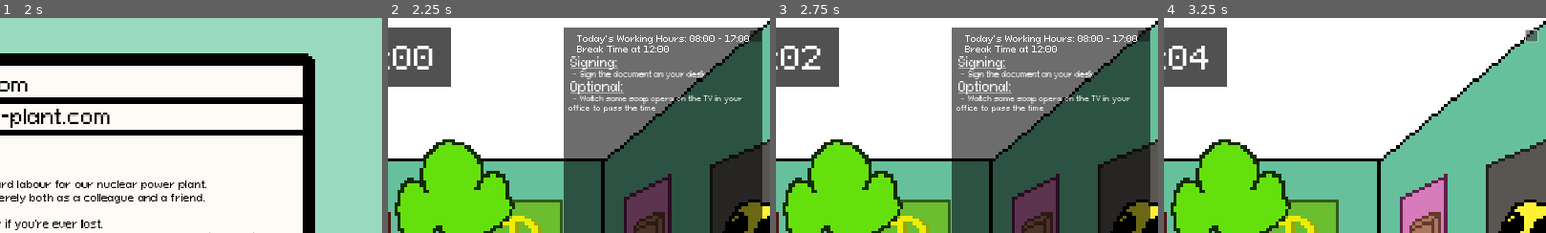
Above: before the commit, frames 1-4 (left to right).
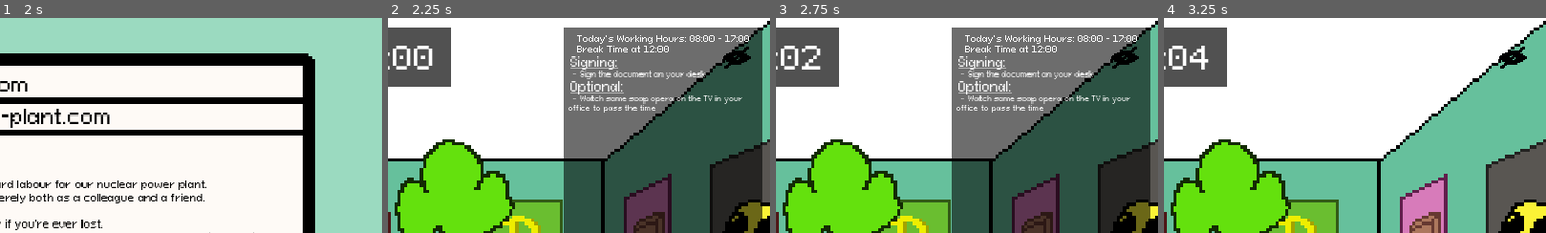
Above: after the commit, the same moments.

Repository: TheWalkingLapis/BrackeysGameJam2025_1
Game: Godot game, scene res://scenes/game_manager.tscn
The game is run twice, just before and just after one commit, with the same random seed, the same clock (stepped at 60 frames per second) and the same inputs.
Inputs (mouse positions are % of the whole screen's width and height, from its top left; square brackets give the same spot before the commit, where the layout moved):
- Up to frame 1 (2 s): click (77, 80) at 0.5 s; click (50, 50) at 1.25 s
- Up to frame 2 (2.25 s): click (50, 50) at 2 s
- Up to frame 3 (2.75 s): no input
- Up to frame 4 (3.25 s): click (96, 9) [98, 4] at 2.75 s
The pictures show only the part of the screen within x 50-100%, y 0-50%; the shares and areas given below are measured in that part.

Frame 1 is identical in both runs. In frame 2, 0.5% of the frame differs, in the area x 87-98%, y 5-24%; in frame 3, 0.5%; in frame 4, 0.6%.

Commit message:
keybinds for pause and hide, added eye texture

Diff:
--- a/project.godot
+++ b/project.godot
@@ -29,12 +29,319 @@
 
 [input]
 
+ui_accept={
+"deadzone": 0.5,
+"events": []
+}
+ui_select={
+"deadzone": 0.5,
+"events": []
+}
+ui_cancel={
+"deadzone": 0.5,
+"events": []
+}
+ui_focus_next={
+"deadzone": 0.5,
+"events": []
+}
+ui_focus_prev={
+"deadzone": 0.5,
+"events": []
+}
+ui_left={
+"deadzone": 0.5,
+"events": []
+}
+ui_right={
+"deadzone": 0.5,
+"events": []
+}
+ui_up={
+"deadzone": 0.5,
+"events": []
+}
+ui_down={
+"deadzone": 0.5,
+"events": []
+}
+ui_page_up={
+"deadzone": 0.5,
+"events": []
+}
+ui_page_down={
+"deadzone": 0.5,
+"events": []
+}
+ui_home={
+"deadzone": 0.5,
+"events": []
+}
+ui_end={
+"deadzone": 0.5,
+"events": []
+}
+ui_cut={
+"deadzone": 0.5,
+"events": []
+}
+ui_copy={
+"deadzone": 0.5,
+"events": []
+}
+ui_paste={
+"deadzone": 0.5,
+"events": []
+}
+ui_undo={
+"deadzone": 0.5,
+"events": []
+}
+ui_redo={
+"deadzone": 0.5,
+"events": []
+}
+ui_text_completion_query={
+"deadzone": 0.5,
+"events": []
+}
+ui_text_completion_accept={
+"deadzone": 0.5,
+"events": []
+}
+ui_text_completion_replace={
+"deadzone": 0.5,
+"events": []
+}
+ui_text_newline={
+"deadzone": 0.5,
+"events": []
+}
+ui_text_newline_blank={
+"deadzone": 0.5,
+"events": []
+}
+ui_text_newline_above={
+"deadzone": 0.5,
+"events": []
+}
+ui_text_indent={
+"deadzone": 0.5,
+"events": []
+}
+ui_text_dedent={
+"deadzone": 0.5,
+"events": []
+}
+ui_text_backspace={
+"deadzone": 0.5,
+"events": []
+}
+ui_text_backspace_word={
+"deadzone": 0.5,
+"events": []
+}
+ui_text_backspace_word.macos={
+"deadzone": 0.5,
+"events": []
+}
+ui_text_backspace_all_to_left.macos={
+"deadzone": 0.5,
+"events": []
+}
+ui_text_delete={
+"deadzone": 0.5,
+"events": []
+}
+ui_text_delete_word={
+"deadzone": 0.5,
+"events": []
+}
+ui_text_delete_word.macos={
+"deadzone": 0.5,
+"events": []
+}
+ui_text_delete_all_to_right.macos={
+"deadzone": 0.5,
+"events": []
+}
+ui_text_caret_left={
+"deadzone": 0.5,
+"events": []
+}
+ui_text_caret_word_left={
+"deadzone": 0.5,
+"events": []
+}
+ui_text_caret_word_left.macos={
+"deadzone": 0.5,
+"events": []
+}
+ui_text_caret_right={
+"deadzone": 0.5,
+"events": []
+}
+ui_text_caret_word_right={
+"deadzone": 0.5,
+"events": []
+}
+ui_text_caret_word_right.macos={
+"deadzone": 0.5,
+"events": []
+}
+ui_text_caret_up={
+"deadzone": 0.5,
+"events": []
+}
+ui_text_caret_down={
+"deadzone": 0.5,
+"events": []
+}
+ui_text_caret_line_start={
+"deadzone": 0.5,
+"events": []
+}
+ui_text_caret_line_start.macos={
+"deadzone": 0.5,
+"events": []
+}
+ui_text_caret_line_end={
+"deadzone": 0.5,
+"events": []
+}
+ui_text_caret_line_end.macos={
+"deadzone": 0.5,
+"events": []
+}
+ui_text_caret_page_up={
+"deadzone": 0.5,
+"events": []
+}
+ui_text_caret_page_down={
+"deadzone": 0.5,
+"events": []
+}
+ui_text_caret_document_start={
+"deadzone": 0.5,
+"events": []
+}
+ui_text_caret_document_start.macos={
+"deadzone": 0.5,
+"events": []
+}
+ui_text_caret_document_end={
+"deadzone": 0.5,
+"events": []
+}
+ui_text_caret_document_end.macos={
+"deadzone": 0.5,
+"events": []
+}
+ui_text_caret_add_below={
+"deadzone": 0.5,
+"events": []
+}
+ui_text_caret_add_below.macos={
+"deadzone": 0.5,
+"events": []
+}
+ui_text_caret_add_above={
+"deadzone": 0.5,
+"events": []
+}
+ui_text_caret_add_above.macos={
+"deadzone": 0.5,
+"events": []
+}
+ui_text_scroll_up={
+"deadzone": 0.5,
+"events": []
+}
+ui_text_scroll_up.macos={
+"deadzone": 0.5,
+"events": []
+}
+ui_text_scroll_down={
+"deadzone": 0.5,
+"events": []
+}
+ui_text_scroll_down.macos={
+"deadzone": 0.5,
+"events": []
+}
+ui_text_select_all={
+"deadzone": 0.5,
+"events": []
+}
+ui_text_select_word_under_caret={
+"deadzone": 0.5,
+"events": []
+}
+ui_text_select_word_under_caret.macos={
+"deadzone": 0.5,
+"events": []
+}
+ui_text_add_selection_for_next_occurrence={
+"deadzone": 0.5,
+"events": []
+}
+ui_text_skip_selection_for_next_occurrence={
+"deadzone": 0.5,
+"events": []
+}
+ui_text_clear_carets_and_selection={
+"deadzone": 0.5,
+"events": []
+}
+ui_text_toggle_insert_mode={
+"deadzone": 0.5,
+"events": []
+}
+ui_menu={
+"deadzone": 0.5,
+"events": []
+}
+ui_text_submit={
+"deadzone": 0.5,
+"events": []
+}
+ui_graph_duplicate={
+"deadzone": 0.5,
+"events": []
+}
+ui_graph_delete={
+"deadzone": 0.5,
+"events": []
+}
+ui_filedialog_up_one_level={
+"deadzone": 0.5,
+"events": []
+}
+ui_filedialog_refresh={
+"deadzone": 0.5,
+"events": []
+}
+ui_filedialog_show_hidden={
+"deadzone": 0.5,
+"events": []
+}
+ui_swap_input_direction={
+"deadzone": 0.5,
+"events": []
+}
 pause={
 "deadzone": 0.5,
 "events": [Object(InputEventKey,"resource_local_to_scene":false,"resource_name":"","device":-1,"window_id":0,"alt_press …(195 unchanged characters)…
 , Object(InputEventKey,"resource_local_to_scene":false,"resource_name":"","device":-1,"window_id":0,"alt_pressed":false …(183 unchanged characters)…
-, Object(InputEventMouseButton,"resource_local_to_scene":fal …(193 unchanged characters)… ctor2(0, 0),"factor":1.0,"button_index":7,"canceled":false,"pressed":false,"double_click":false,"script":null)
+, Object(InputEventMouseButton,"resource_local_to_scene":fal …(193 unchanged characters)… ctor2(0, 0),"factor":1.0,"button_index":2,"canceled":false,"pressed":false,"double_click":false,"script":null)
 , Object(InputEventKey,"resource_local_to_scene":false,"resource_name":"","device":-1,"window_id":0,"alt_pressed":false …(182 unchanged characters)…
+, Object(InputEventKey,"resource_local_to_scene":false,"resource_name":"","device":-1,"window_id":0,"alt_pressed":false,"shift_pressed":false,"ctrl_pressed":false,"meta_pressed":false,"pressed":false,"keycode":0,"physical_keycode":4194309,"key_label":0,"unicode":0,"location":0,"echo":false,"script":null)
+]
+}
+hide_taskbar={
+"deadzone": 0.5,
+"events": [Object(InputEventKey,"resource_local_to_scene":false,"resource_name":"","device":-1,"window_id":0,"alt_pressed":false,"shift_pressed":false,"ctrl_pressed":false,"meta_pressed":false,"pressed":false,"keycode":0,"physical_keycode":72,"key_label":0,"unicode":104,"location":0,"echo":false,"script":null)
+, Object(InputEventKey,"resource_local_to_scene":false,"resource_name":"","device":-1,"window_id":0,"alt_pressed":false,"shift_pressed":false,"ctrl_pressed":false,"meta_pressed":false,"pressed":false,"keycode":0,"physical_keycode":4194306,"key_label":0,"unicode":0,"location":0,"echo":false,"script":null)
 ]
 }
 
--- a/scenes/task_ui.tscn
+++ b/scenes/task_ui.tscn
@@ -1,8 +1,10 @@
-[gd_scene load_steps=4 format=3 uid="uid://dsxbvyxq0uqpj"]
+[gd_scene load_steps=6 format=3 uid="uid://dsxbvyxq0uqpj"]
 
 [ext_resource type="Script" path="res://scripts/task_ui.gd" id="1_kvvb3"]
 [ext_resource type="FontFile" uid="uid://dk4sfbnymglpf" path="res://resources/PixeloidSans-mLxMm.ttf" id="2_dhhgo"]
 [ext_resource type="Texture2D" uid="uid://c1aopxfcmyk6n" path="res://imgs/sprites/warnzeichen.png" id="3_3iqu0"]
+[ext_resource type="Texture2D" uid="uid://blwbaqiuv1usr" path="res://imgs/eye.png" id="3_fswwn"]
+[ext_resource type="Texture2D" uid="uid://bj0bq5l02sl4b" path="res://imgs/eye_closed.png" id="3_r6p1e"]
 
 [node name="TaskUI" type="Control"]
 layout_mode = 3
@@ -13,6 +15,8 @@
 grow_vertical = 2
 mouse_filter = 2
 script = ExtResource("1_kvvb3")
+eye_open = ExtResource("3_fswwn")
+eye_closed = ExtResource("3_r6p1e")
 
 [node name="TaskBG" type="ColorRect" parent="."]
 layout_mode = 0
@@ -40,13 +44,6 @@
 bbcode_enabled = true
 text = "- Task 1
 - Task 2"
-
-[node name="Hide" type="Button" parent="."]
-layout_mode = 0
-offset_left = 1869.0
-offset_top = 31.0
-offset_right = 1898.0
-offset_bottom = 59.0
 
 [node name="ClockBG" type="ColorRect" parent="."]
 layout_mode = 1
@@ -120,4 +117,14 @@
 text = "[center]REACTOR STATE CRITICAL!
 MELTDOWN IMMINENT!"
 
+[node name="Hide" type="TextureButton" parent="."]
+texture_filter = 1
+layout_mode = 0
+offset_left = 1798.0
+offset_top = 64.0
+offset_right = 1875.0
+offset_bottom = 135.0
+texture_normal = ExtResource("3_fswwn")
+stretch_mode = 0
+
 [connection signal="pressed" from="Hide" to="." method="_on_hide_pressed"]
--- a/scripts/task_ui.gd
+++ b/scripts/task_ui.gd
@@ -3,6 +3,9 @@
 @onready var task_label = $TaskBG/TaskBox
 @onready var clock_label = $ClockBG/RichTextLabel
 @onready var alarm = $Alarm
+
+@export var eye_open: Texture2D
+@export var eye_closed: Texture2D
 
 var current_tasks = {}
 var hide = false
@@ -178,6 +181,8 @@
 func hide_taskbar(set_visiblity = true):
 	$TaskBG.visible = !set_visiblity
 	hide = !set_visiblity
+	$Hide.texture_normal = eye_closed if hide else eye_open
+	$Hide.texture_hover = eye_closed if !hide else eye_open
 
 func show_alarm():
 	alarm.visible = true
@@ -189,3 +194,5 @@
 	clock_label.text = "[center]%s[/center]" % [Global.time_manager.get_formated_ingame_time()]
 	if Global.game_manager.current_day == 3 or Global.game_manager.current_day == 4:
 		update_task_display()
+	if not get_tree().paused and Input.is_action_just_pressed("hide_taskbar"):
+		hide_taskbar(hide)
Binary file added: imgs/eye.png
Binary file added: imgs/eye_closed.png
Binary file added: imgs/meta/itch_title.png
Binary file added: imgs/meta/main_menu_upscaled.png
Not shown, added: imgs/gimp/itch_title.xcf
